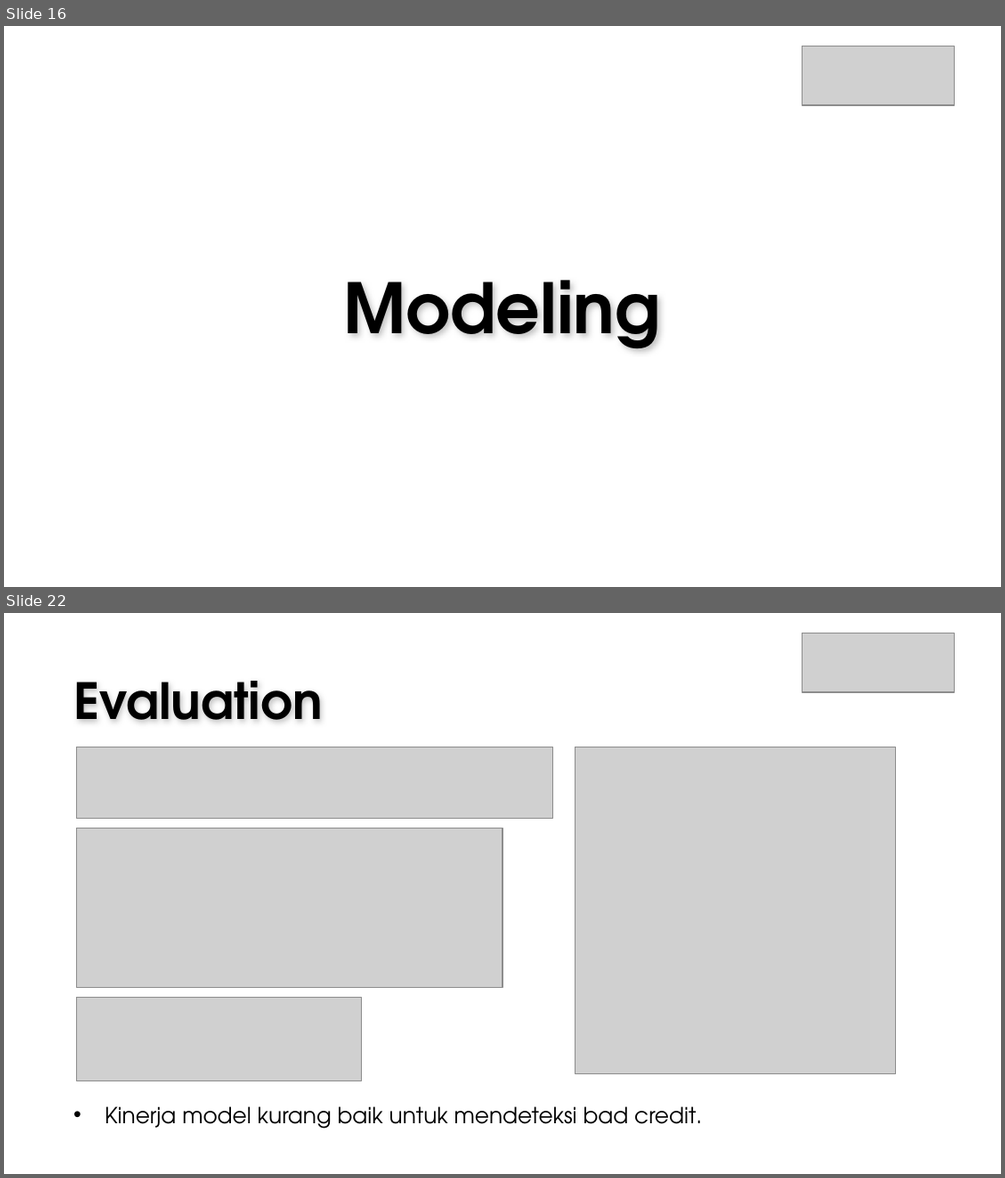
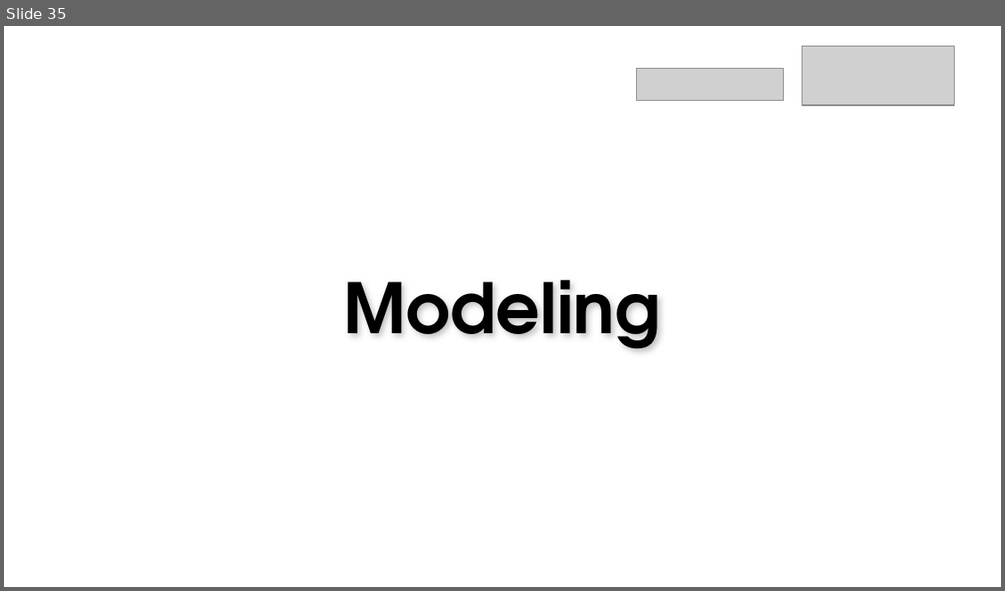
Before and after one commit to gisellehalim/idx-ds-vix-rakamin, a slide deck: PPT IDX Partners x Rakamin Academy.pptx. Shown one above the other, each under a label of ours: slides 16 and 22 before the commit, slide 35 after it; the slides between them are not shown. The pictures are 1005x1178 and 1005x591 pixels, drawn with LibreOffice and Linux fonts; fonts in the diff are those of the drawing; grey boxes stand for pictures; background and template pictures are left out. Boxes give left, top, right and bottom in pixels: in the first picture for what was removed or moved away, otherwise in the second. Text is boxed around its words. In the diff, an @@ line names an element or a change of style, - is before the commit and + after.

```diff
--- a/PPT IDX Partners x Rakamin Academy.pptx
+++ b/PPT IDX Partners x Rakamin Academy.pptx
@@ slide 22 removed at (4, 613, 1001, 1174), background picture (left out) @@
@@ picture removed at (801, 633, 954, 691) @@
@@ text removed at (73, 681, 323, 721) @@
-Evaluation
@@ picture removed at (77, 747, 552, 819) @@
@@ picture removed at (575, 747, 895, 1073) @@
@@ picture removed at (77, 828, 502, 988) @@
@@ picture removed at (77, 997, 361, 1080) @@
@@ text removed at (105, 1106, 702, 1128) @@
-• Kinerja model kurang baik untuk mendeteksi bad credit.
@@ what was slide 16 is now slide 35 @@
@@ slide 35 changed as well @@
@@ picture added at (637, 68, 784, 100) @@
```
Also in this commit, not shown: 10 other slides changed, 30 slides added, 11 other slides removed, 3 other files.
